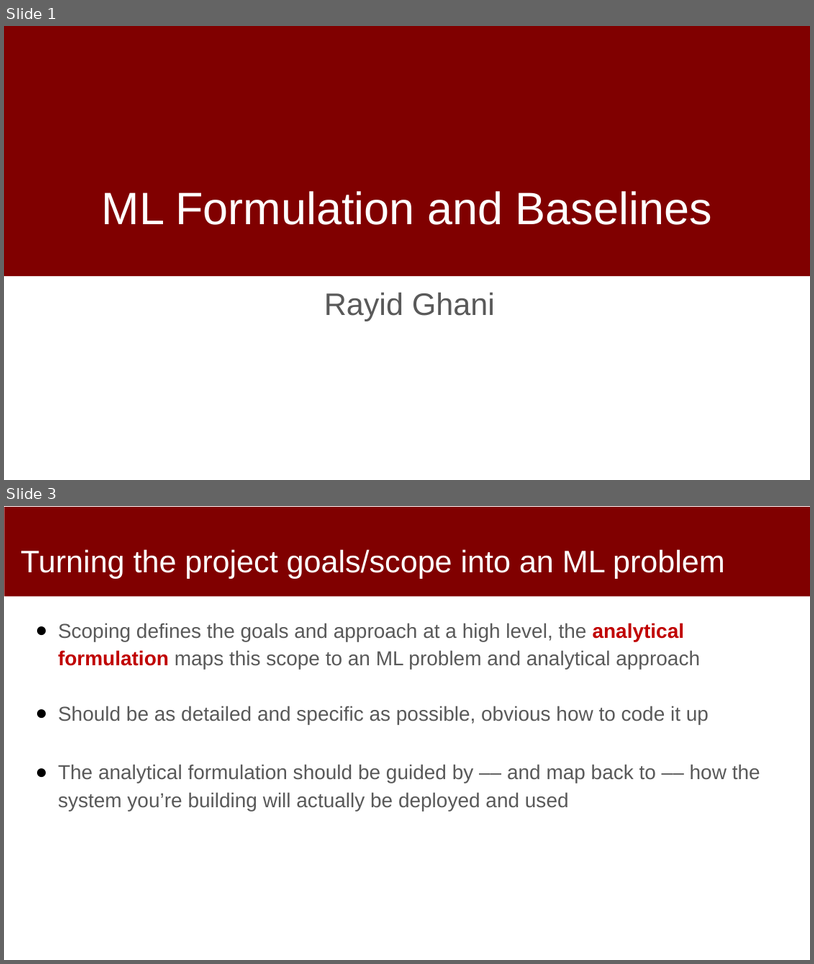
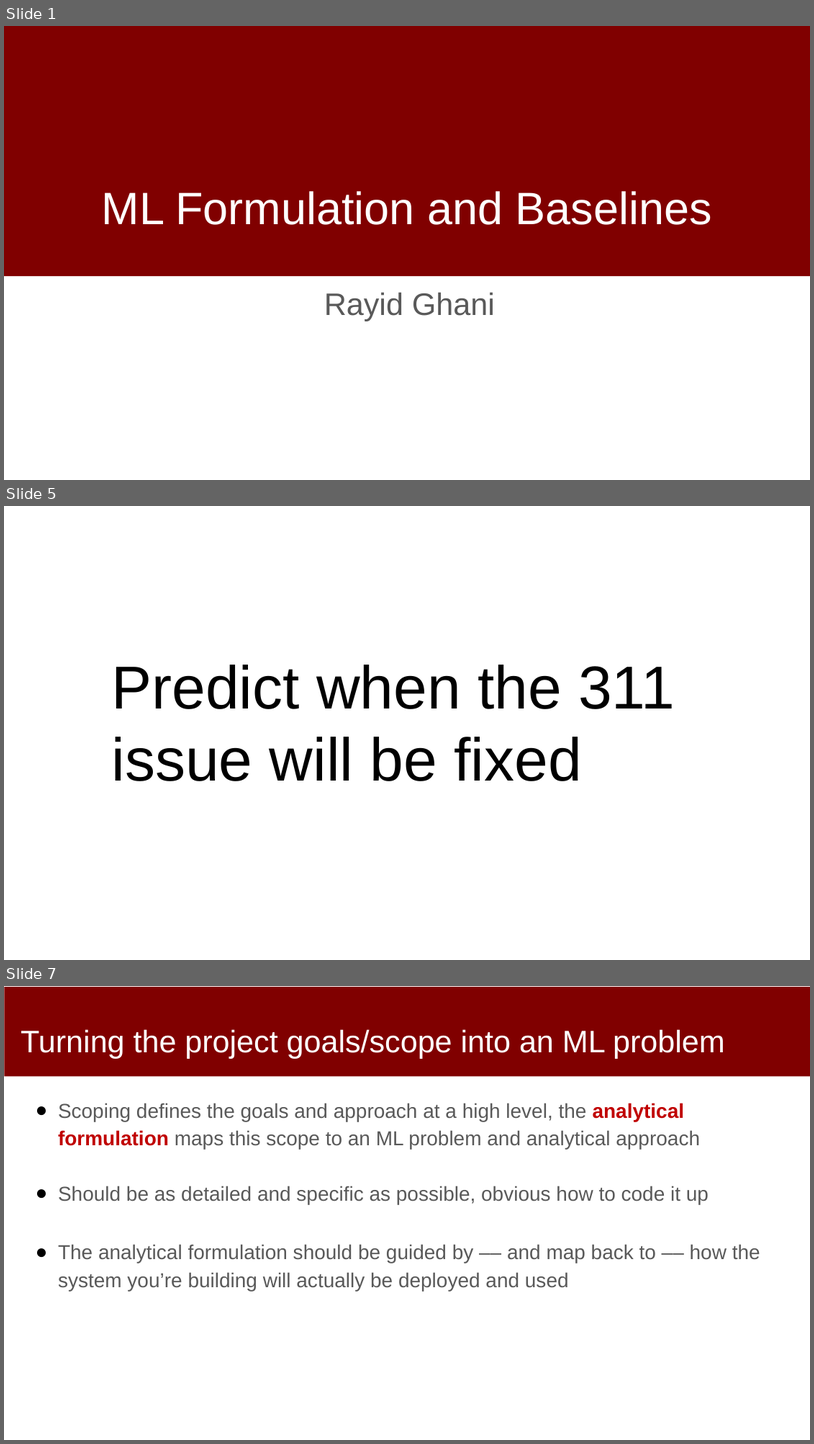
Before and after one commit to dssg/mlforpublicpolicylab, a slide deck: Lectures/07-formulation-and-baselines.pptx. Shown one above the other, each under a label of ours: slides 1 and 3 before the commit, slides 1, 5 and 7 after it; the slides between them are not shown. The pictures are 814x964 and 814x1444 pixels, drawn with LibreOffice and Linux fonts; fonts in the diff are those of the drawing; background and template pictures are left out. Boxes give left, top, right and bottom in pixels: in the first picture for what was removed or moved away, otherwise in the second. Text is boxed around its words. In the diff, an @@ line names an element or a change of style, - is before the commit and + after.

```diff
--- a/Lectures/07-formulation-and-baselines.pptx
+++ b/Lectures/07-formulation-and-baselines.pptx
@@ slide 5 added at [4, 506, 810, 960], background #FFFFFF @@
@@ text added at [112, 664, 675, 781], 72 pt, text #000000 @@
+Predict when the 311 issue will be fixed
@@ what was slide 3 is now slide 7 @@
```
Also in this commit, not shown: 4 slides changed, 6 other slides added, 3 slides removed, 1 other file.
